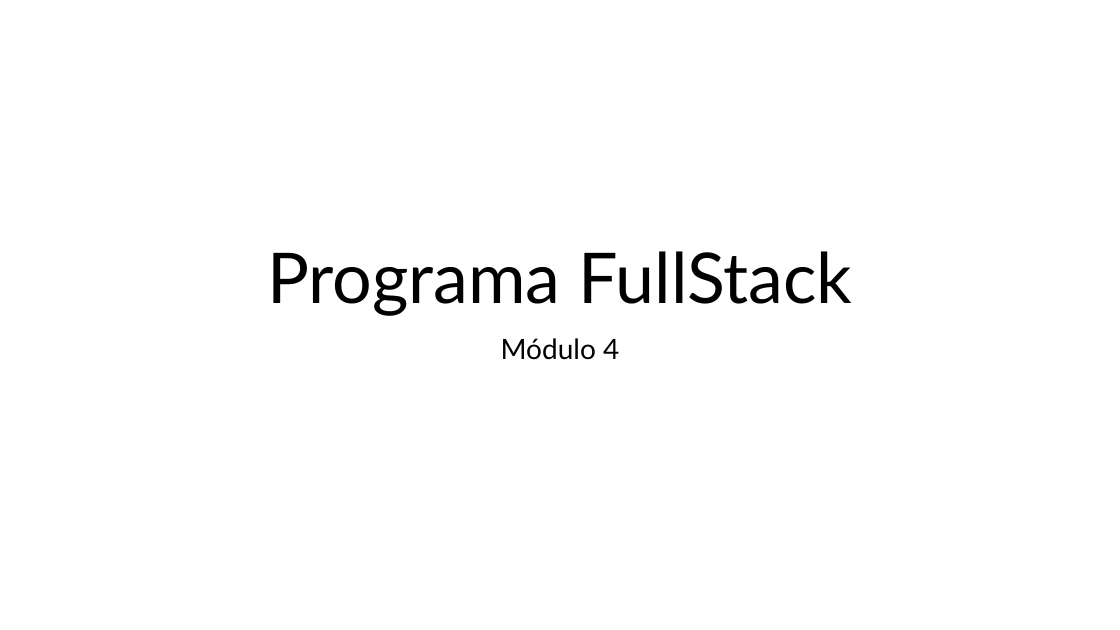
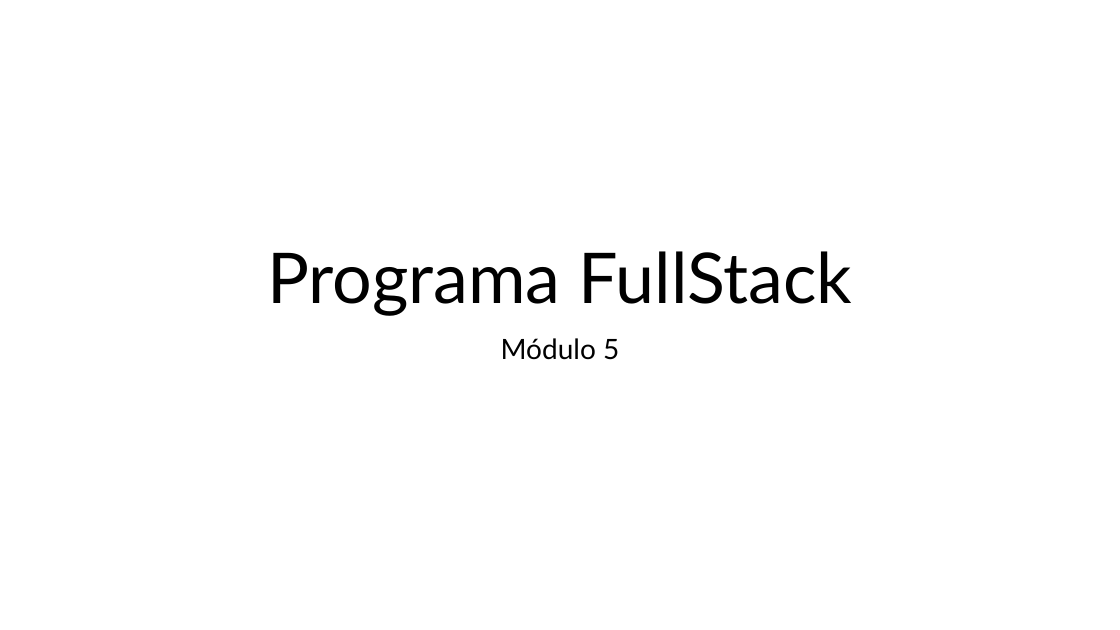
Before and after one commit to enmanuelmag/Bootcamp-FullStack, a slide deck: slide 1 of Unidad_5/Presentación.pptx. Drawn at 1120x630 pixels with LibreOffice and Linux fonts; fonts in the diff are those of the drawing. Boxes give left, top, right and bottom in pixels: in the first picture for what was removed or moved away, otherwise in the second. Text is boxed around its words. In the diff, an @@ line names an element or a change of style, - is before the commit and + after.

```diff
--- a/Unidad_5/Presentación.pptx
+++ b/Unidad_5/Presentación.pptx
@@ subtitle at [501, 338, 619, 360]: text changed @@
-Módulo 4
+Módulo 5
```
Also in this commit, not shown: 1 other slide changed, 2 slides added, 4 slides removed, 5 other files.
